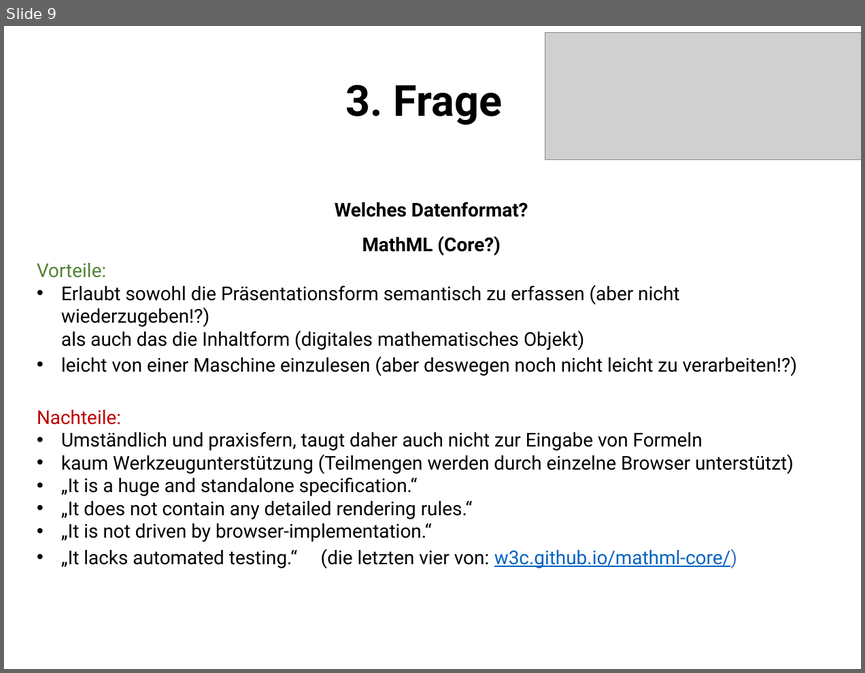
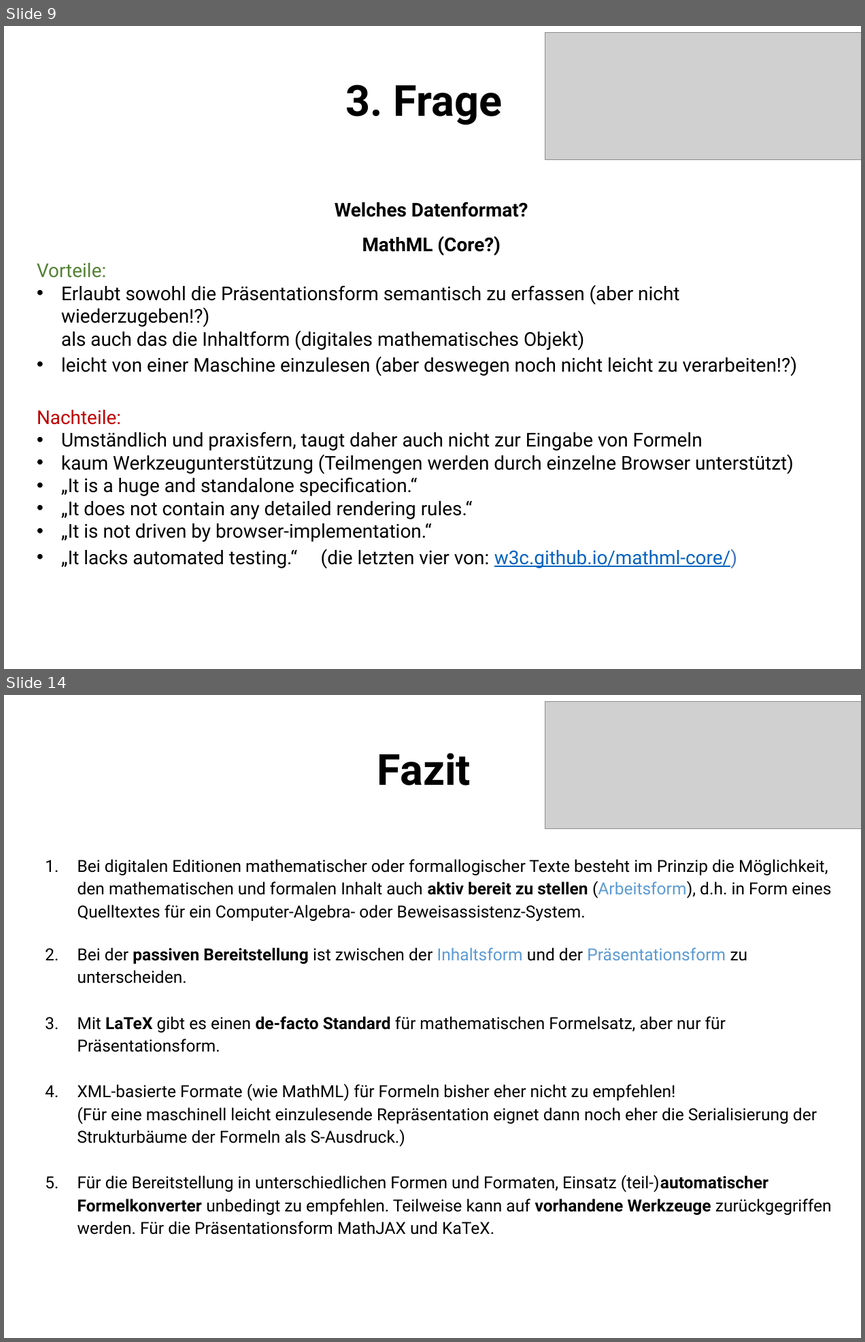
Before and after one commit to jecki/logicConverter, a slide deck: docs/Präsentation_dhmuc_23-02-13.pptx. Shown one above the other, each under a label of ours: slide 9 before the commit, slides 9 and 14 after it; the slides between them are not shown. The pictures are 865x673 and 865x1342 pixels, drawn with LibreOffice and Linux fonts; fonts in the diff are those of the drawing; grey boxes stand for pictures; background and template pictures are left out. Boxes give left, top, right and bottom in pixels: in the first picture for what was removed or moved away, otherwise in the second. Text is boxed around its words. In the diff, an @@ line names an element or a change of style, - is before the commit and + after.

```diff
--- a/docs/Präsentation_dhmuc_23-02-13.pptx
+++ b/docs/Präsentation_dhmuc_23-02-13.pptx
@@ slide 14 added at (x1=4, y1=695, x2=861, y2=1338), background picture (left out) @@
@@ picture added at (x1=545, y1=701, x2=861, y2=829) @@
@@ text added at (x1=377, y1=753, x2=470, y2=785), 36 pt, text #000000, bold @@
+Fazit
@@ text added at (x1=77, y1=859, x2=832, y2=1234), 14 pt, text #000000 @@
+1. Bei digitalen Editionen mathematischer oder formallogischer Texte besteht im Prinzip die Möglichkeit, den mathematischen und formalen Inhalt auch aktiv bereit zu stellen (Arbeitsform), d.h. in Form eines Quelltextes für ein Computer-Algebra- oder Beweisassistenz-System.
+2. Bei der passiven Bereitstellung ist zwischen der Inhaltsform und der Präsentationsform zu unterscheiden.
+3. Mit LaTeX gibt es einen de-facto Standard für mathematischen Formelsatz, aber nur für Präsentationsform.
+4. XML-basierte Formate (wie MathML) für Formeln bisher eher nicht zu empfehlen!
+   (Für eine maschinell leicht einzulesende Repräsentation eignet dann noch eher die Serialisierung der Strukturbäume der Formeln als S-Ausdruck.)
+5. Für die Bereitstellung in unterschiedlichen Formen und Formaten, Einsatz (teil-)automatischer Formelkonverter unbedingt zu empfehlen. Teilweise kann auf vorhandene Werkzeuge zurückgegriffen werden. Für die Präsentationsform MathJAX und KaTeX.
```
Also in this commit, not shown: 6 slides changed, 1 other file.
